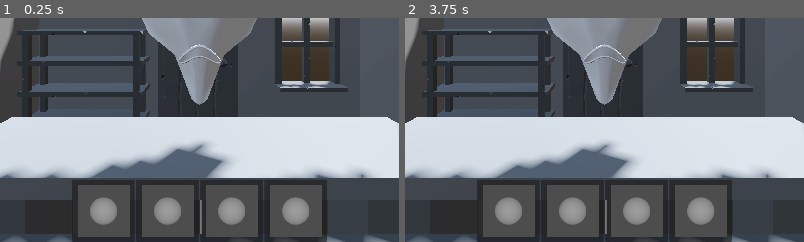
Above: before the commit, frames 1-2 (left to right).
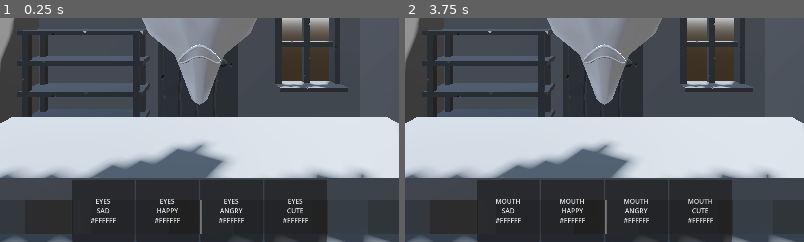
Above: after the commit, the same moments.

Repository: Xzaver/Bausparvertrag-GGJam-2026
Game: Godot game, scene res://game/game.tscn
Two runs of this game, one before a commit and one after it. Both use one fixed random seed, a clock stepped at 60 frames per second and the inputs below.
Inputs:
- Up to frame 1 (0.25 s): no input
- Up to frame 2 (3.75 s): click "Shape1" (after the commit: "EYES SAD #FFFFFF") at 0.5 s; click "Shape1" (after the commit: "EYES HAPPY #FFFFFF") at 1.25 s; click "Shape1" (after the commit: "EYES ANGRY #FFFFFF") at 2 s; click "Shape1" (after the commit: "EYES CUTE #FFFFFF") at 2.75 s; click ">>" at 3.5 s
The pictures show only the part of the screen within x 25-75%, y 50-100%; the shares and areas given below are measured in that part.

The runs differ from the first frame. In frame 1, 12% of the frame differs, in the area x 19-81%, y 74-98%; in frame 2, 12%.
Error in both runs: Invalid access to property or key 'transform' on a base object of type 'Nil'. (res://game/maskContructor/maskConstructor.gd:34)

Commit message:
[UI] FrontEndNode 0.2.0 - SEND MASK SINGALS

Diff:
--- a/game/UI_FrontEnd/custom_button_1.gd
+++ b/game/UI_FrontEnd/custom_button_1.gd
@@ -10,18 +10,40 @@
 func _ready() -> void:
 	_collect_shapes()
 	_show_only(current_shape_index)
+	_update_label()
 
+
+# =========================
+# Public API
+# =========================
+
+func set_label(value: String) -> void:
+	text = value
+
+
+func update_label_from_shape(index: int) -> void:
+	if index < 0 or index >= shapes.size():
+		return
+	text = shapes[index].name
+
+
+# =========================
+# Internal
+# =========================
 
 func _collect_shapes() -> void:
 	shapes.clear()
-
 	for child in mesh_container.get_children():
 		if child is MeshInstance3D:
 			shapes.append(child)
 
-	if shapes.is_empty():
-		push_warning("No shapes found in MeshContainer:", name)
 
 func _show_only(index: int) -> void:
 	for i in range(shapes.size()):
 		shapes[i].visible = (i == index)
+
+
+func _update_label() -> void:
+	if shapes.is_empty():
+		return
+	text = shapes[current_shape_index].name
--- a/game/UI_FrontEnd/ui_front_end_node.tscn
+++ b/game/UI_FrontEnd/ui_front_end_node.tscn
@@ -140,11 +140,13 @@
 layout_mode = 2
 size_flags_horizontal = 4
 size_flags_vertical = 4
-text = "Shape1"
+text = "EYE
+SAD"
 script = ExtResource("2_h7x47")
 mesh_container = NodePath("SubViewportContainer/SubViewport/Node3D/MeshContainer")
 
 [node name="SubViewportContainer" type="SubViewportContainer" parent="Footer_Container/Footer_mid/MarginContainer/HBoxContainer/Button_Shape1" unique_id=845427434]
+visible = false
 layout_mode = 1
 anchors_preset = 8
 anchor_left = 0.5
@@ -163,7 +165,7 @@
 own_world_3d = true
 handle_input_locally = false
 size = Vector2i(125, 125)
-render_target_update_mode = 4
+render_target_update_mode = 0
 
 [node name="Node3D" type="Node3D" parent="Footer_Container/Footer_mid/MarginContainer/HBoxContainer/Button_Shape1/SubViewportContainer/SubViewport" unique_id=1206232906]
 transform = Transform3D(1, 0, 0, 0, 1, 0, 0, 0, 1, 0, 10, 0)
@@ -203,6 +205,7 @@
 mesh_container = NodePath("SubViewportContainer/SubViewport/Node3D/MeshContainer")
 
 [node name="SubViewportContainer" type="SubViewportContainer" parent="Footer_Container/Footer_mid/MarginContainer/HBoxContainer/Button_Shape2" unique_id=1458851640]
+visible = false
 layout_mode = 1
 anchors_preset = 8
 anchor_left = 0.5
@@ -221,7 +224,7 @@
 own_world_3d = true
 handle_input_locally = false
 size = Vector2i(125, 125)
-render_target_update_mode = 4
+render_target_update_mode = 0
 
 [node name="Node3D" type="Node3D" parent="Footer_Container/Footer_mid/MarginContainer/HBoxContainer/Button_Shape2/SubViewportContainer/SubViewport" unique_id=975368529]
 transform = Transform3D(1, 0, 0, 0, 1, 0, 0, 0, 1, 0, 10, 0)
@@ -261,6 +264,7 @@
 mesh_container = NodePath("SubViewportContainer/SubViewport/Node3D/MeshContainer")
 
 [node name="SubViewportContainer" type="SubViewportContainer" parent="Footer_Container/Footer_mid/MarginContainer/HBoxContainer/Button_Shape3" unique_id=1859089391]
+visible = false
 layout_mode = 1
 anchors_preset = 8
 anchor_left = 0.5
@@ -279,7 +283,7 @@
 own_world_3d = true
 handle_input_locally = false
 size = Vector2i(125, 125)
-render_target_update_mode = 4
+render_target_update_mode = 0
 
 [node name="Node3D" type="Node3D" parent="Footer_Container/Footer_mid/MarginContainer/HBoxContainer/Button_Shape3/SubViewportContainer/SubViewport" unique_id=718630080]
 transform = Transform3D(1, 0, 0, 0, 1, 0, 0, 0, 1, 0, 10, 0)
@@ -319,6 +323,7 @@
 mesh_container = NodePath("SubViewportContainer/SubViewport/Node3D/MeshContainer")
 
 [node name="SubViewportContainer" type="SubViewportContainer" parent="Footer_Container/Footer_mid/MarginContainer/HBoxContainer/Button_Shape4" unique_id=190456303]
+visible = false
 layout_mode = 1
 anchors_preset = 8
 anchor_left = 0.5
@@ -337,7 +342,7 @@
 own_world_3d = true
 handle_input_locally = false
 size = Vector2i(125, 125)
-render_target_update_mode = 4
+render_target_update_mode = 0
 
 [node name="Node3D" type="Node3D" parent="Footer_Container/Footer_mid/MarginContainer/HBoxContainer/Button_Shape4/SubViewportContainer/SubViewport" unique_id=300287521]
 transform = Transform3D(1, 0, 0, 0, 1, 0, 0, 0, 1, 0, 10, 0)
--- a/game/UI_FrontEnd/ui_frontend_manager.gd
+++ b/game/UI_FrontEnd/ui_frontend_manager.gd
@@ -2,67 +2,28 @@
 """
 UI Manager – handles shape selection, preview and confirmation.
 """
-
-# ==================================================
-# UI Frontend – Public API (for external systems)
-# ==================================================
-#
-# The following methods are intended to be called
-# from outside the UIManager (e.g. GameLogic, Debug,
-# Editor tools).
-#
-# --------------------------------------------------
-# Selection / State
-# --------------------------------------------------
-#
-# set_mesh_for_all_buttons(source)
-# - Replaces the preview meshes of ALL ShapeButtons.
-# - `source` can be:
-#     - Node3D            (uses its MeshInstance3D children)
-#     - MeshInstance3D   (single mesh)
-#     - Array[MeshInstance3D]
-#
-#
-# --------------------------------------------------
-# Debug / Preview
-# --------------------------------------------------
-#
-# apply_active_shape_to_debug_container()
-# - Copies the currently active ShapeButton preview
-#   into the DebugMeshContainer.
-#
-# debug_apply_active_shape_to_all_buttons()
-# - Debug-only helper.
-# - Applies the currently active ShapeButton preview
-#   to ALL button mesh containers.
-#
-#
-# --------------------------------------------------
-# Signals to listen to (preferred over direct access)
-# --------------------------------------------------
-#
-# shape_selected(index)
-# - Emitted when a ShapeButton is clicked.
-#
-# color_selected(color)
-# - Emitted when the ColorPicker value changes.
-#
-# next_requested
-# - Emitted when the Next button is pressed.
-#
-# selection_confirmed(shape_index, mesh_container, color)
-# - Final selection payload.
-# - External systems should use THIS signal.
-#
-#
-# --------------------------------------------------
-# Rules for External Usage
-# --------------------------------------------------
-# - Do NOT access shape_buttons directly.
-# - Do NOT re-parent meshes owned by the UI.
-# - Always react via signals where possible.
-# ==================================================
-
+const SLOT_SEQUENCE := [
+	MaskComponent.SLOT.EYES,
+	MaskComponent.SLOT.MOUTH,
+	MaskComponent.SLOT.TOP,
+	MaskComponent.SLOT.SHAPE,
+]
+var current_slot_index: int = 0
+
+
+const SLOT_LABELS := {
+	MaskComponent.SLOT.EYES: "EYES",
+	MaskComponent.SLOT.MOUTH: "MOUTH",
+	MaskComponent.SLOT.TOP: "TOP",
+	MaskComponent.SLOT.SHAPE: "SHAPE",
+}
+
+const EMOTION_LABELS := {
+	MaskComponent.EMOTIONS.SAD: "SAD",
+	MaskComponent.EMOTIONS.HAPPY: "HAPPY",
+	MaskComponent.EMOTIONS.ANGRY: "ANGRY",
+	MaskComponent.EMOTIONS.CUTE: "CUTE",
+}
 
 
 # ==================================================
@@ -70,6 +31,12 @@
 # ==================================================
 const DEBUG_SIGNALS := true
 
+signal mask_process_finished(selections: Dictionary)
+
+var mask_selections: Dictionary = {}
+var mask_process_completed: bool = false
+
+signal simple_mask_selection(data: Dictionary)
 
 signal shape_selected(index: int)
 signal next_requested
@@ -79,6 +46,21 @@
 	mesh_container: Node3D,
 	color: Color
 )
+signal mask_selection_changed(
+	slot: MaskComponent.SLOT,
+	emotion: MaskComponent.EMOTIONS,
+	color: Color
+)
+
+
+#
+# SINGAL Masken Config process abgeschlossen -> der kommt dann wenn man durch alle EMotions und shapes durch ist
+# SINGAL COlor
+# SINGAL Dict emotion slot
+# SIgnal maskcomponentSlot, MaskCmponent.Emotions
+
+#Xaver — 09:40Sunday, 1 February 2026 09:40
+#func updateMaskProperty(slot:MaskComponent.SLOT,emotion:MaskComponent.EMOTIONS):
 
 
 @export var debug_mesh_instance: MeshInstance3D
@@ -109,12 +91,48 @@
 func _ready() -> void:
 	_connect_click_events()
 
+	# 🔁 Selbst-Listener
+	self.mask_process_finished.connect(_on_mask_process_finished)
+
+	# Initiale Iteration
+	set_mask_text_for_iteration(SLOT_SEQUENCE[current_slot_index])
+
 	if color_picker:
 		color_picker.color_changed.connect(_on_color_changed)
 
 	if debug_apply_all_button:
 		debug_apply_all_button.pressed.connect(_on_debug_apply_all_pressed)
 
+
+func _to_one_based(value: int) -> int:
+	return value + 1
+
+func _on_mask_process_finished(selections: Dictionary) -> void:
+	if DEBUG_SIGNALS:
+		print("[UI] Resetting mask process")
+
+	_reset_mask_process()
+
+func _reset_mask_process() -> void:
+	# Prozess-Status
+	mask_process_completed = false
+	current_slot_index = 0
+	active_shape_index = -1
+
+	# Selections löschen
+	mask_selections.clear()
+
+	# UI zurücksetzen
+	set_mask_text_for_iteration(SLOT_SEQUENCE[current_slot_index])
+
+	# Optional: Debug-Mesh leeren
+	if debug_mesh_container:
+		for child in debug_mesh_container.get_children():
+			child.queue_free()
+
+	# Optional: Next wieder aktivieren
+	if next_button:
+		next_button.disabled = false
 
 
 func _on_debug_apply_all_pressed() -> void:
@@ -151,21 +169,99 @@
 	if next_button:
 		next_button.pressed.connect(_on_next_button_clicked)
 
-
-
 func _on_shape_button_clicked(index: int) -> void:
 	active_shape_index = index
 
-	if DEBUG_SIGNALS:
-		print("[UI][SIGNAL] shape_selected | index =", index)
-
+	var slot: MaskComponent.SLOT = SLOT_SEQUENCE[current_slot_index]
+	var emotion: MaskComponent.EMOTIONS = _emotion_from_button_index(index)
+	var color: Color = selected_color
+
+	# ==================================================
+	# State speichern (für Final-Payload)
+	# ==================================================
+	mask_selections[slot] = {
+		"slot": slot,
+		"emotion": emotion,
+		"shape_index": index,
+		"color": color,
+	}
+
+	# ==================================================
+	# SIGNAL 1: mask_selection_changed (Enum + Color)
+	# ==================================================
+	if DEBUG_SIGNALS:
+		print(
+			"[UI][SIGNAL] mask_selection_changed |",
+			"slot =", slot,
+			"| emotion =", emotion,
+			"| color =", color
+		)
+
+	emit_signal("mask_selection_changed", slot, emotion, color)
+
+	# ==================================================
+	# SIGNAL 2: simple_mask_selection (1–4 / 1–4)
+	# ==================================================
+	var simple_payload := {
+		"emotion": emotion + 1, # Enum (0–3) → 1–4
+		"shape": index + 1     # Index (0–3) → 1–4
+	}
+
+	if DEBUG_SIGNALS:
+		print(
+			"[UI][SIGNAL] simple_mask_selection |",
+			"emotion =", simple_payload["emotion"],
+			"| shape =", simple_payload["shape"]
+		)
+
+	emit_signal("simple_mask_selection", simple_payload)
+
+	# ==================================================
+	# SIGNAL 3: updateMaskProperty (Domain-Signal)
+	# ==================================================
+	if DEBUG_SIGNALS:
+		print(
+			"[UI][SIGNAL] updateMaskProperty |",
+			"slot =", slot,
+			"| emotion =", emotion
+		)
+
+	emit_signal("updateMaskProperty", slot, emotion)
+
+	# ==================================================
+	# UI / Debug
+	# ==================================================
 	apply_active_shape_to_debug_container()
+
+	if DEBUG_SIGNALS:
+		print(
+			"[UI][SIGNAL] shape_selected |",
+			"shape_index =", index
+		)
+
 	emit_signal("shape_selected", index)
 
 
-
-
 func _on_next_button_clicked() -> void:
+	# ⛔ Guard: Prozess ist bereits abgeschlossen
+	if mask_process_completed:
+		return
+
+	current_slot_index += 1
+
+	if current_slot_index >= SLOT_SEQUENCE.size():
+		mask_process_completed = true
+
+		if DEBUG_SIGNALS:
+			print("[UI][SIGNAL] mask_process_finished")
+
+		emit_signal("mask_process_finished", mask_selections)
+		return
+
+	# Slot-Wechsel normal
+	active_shape_index = -1
+	set_mask_text_for_iteration(SLOT_SEQUENCE[current_slot_index])
+
 	if DEBUG_SIGNALS:
 		print(
 			"[UI][SIGNAL] next_requested | active_shape_index =",
@@ -173,30 +269,6 @@
 			"| color =",
 			selected_color
 		)
-
-	if active_shape_index < 0:
-		push_warning("[UI] Next pressed without shape selection")
-		return
-
-	var container := shape_buttons[active_shape_index].mesh_container
-	if container == null:
-		push_warning("[UI] Selected shape has no mesh_container")
-		return
-
-	if DEBUG_SIGNALS:
-		print(
-			"[UI][DEBUG] Next payload →",
-			"index =", active_shape_index,
-			"| container =", container.name,
-			"| mesh_count =", container.get_child_count()
-		)
-
-	emit_signal(
-		"selection_confirmed",
-		active_shape_index,
-		container,
-		selected_color
-	)
 
 	emit_signal("next_requested")
 
@@ -249,19 +321,72 @@
 	if DEBUG_SIGNALS:
 		print("[UI][DEBUG] set_mesh_for_all_buttons applied")
 
+
+# ==================================================
+# SET TEXTs
+# ==================================================
+
+# UIManager.gd
+
+func set_mask_text_for_iteration(slot: MaskComponent.SLOT) -> void:
+	var slot_text: String = SLOT_LABELS.get(slot, "UNKNOWN")
+	var emotions := MaskComponent.EMOTIONS.values()
+	var color_text := _color_to_hex(selected_color)
+
+	for i in range(shape_buttons.size()):
+		if i >= emotions.size():
+			break
+
+		var emotion: MaskComponent.EMOTIONS = emotions[i]
+		var emotion_text: String = EMOTION_LABELS.get(emotion, "UNKNOWN")
+
+		shape_buttons[i].set_label(
+			"%s\n%s\n%s" % [slot_text, emotion_text, color_text]
+		)
+
+
+
+
 # ==================================================
 # COLOR PICKER
 # ==================================================
+func _emotion_from_button_index(index: int) -> MaskComponent.EMOTIONS:
+	var emotions := MaskComponent.EMOTIONS.values()
+
+	if index < 0 or index >= emotions.size():
+		push_warning("[UI] Invalid button index for emotion:", index)
+		return emotions[0] as MaskComponent.EMOTIONS
+
+	return emotions[index] as MaskComponent.EMOTIONS
+
+
+
+
+
+# ==================================================
+# COLOR PICKER
+# ==================================================
+
+
+func _color_to_hex(color: Color) -> String:
+	var r := int(color.r * 255.0)
+	var g := int(color.g * 255.0)
+	var b := int(color.b * 255.0)
+	return "#%02X%02X%02X" % [r, g, b]
 
 
 func _on_color_changed(color: Color) -> void:
 	selected_color = color
 
-	if DEBUG_SIGNALS:
-		print("[UI][SIGNAL] color_selected =", color)
-
 	apply_color_to_all_meshes(color)
+
+	# ⬇️ NEU: Button-Texte live aktualisieren
+	set_mask_text_for_iteration(SLOT_SEQUENCE[current_slot_index])
+
 	emit_signal("color_selected", color)
+
+
+
 
 
 
